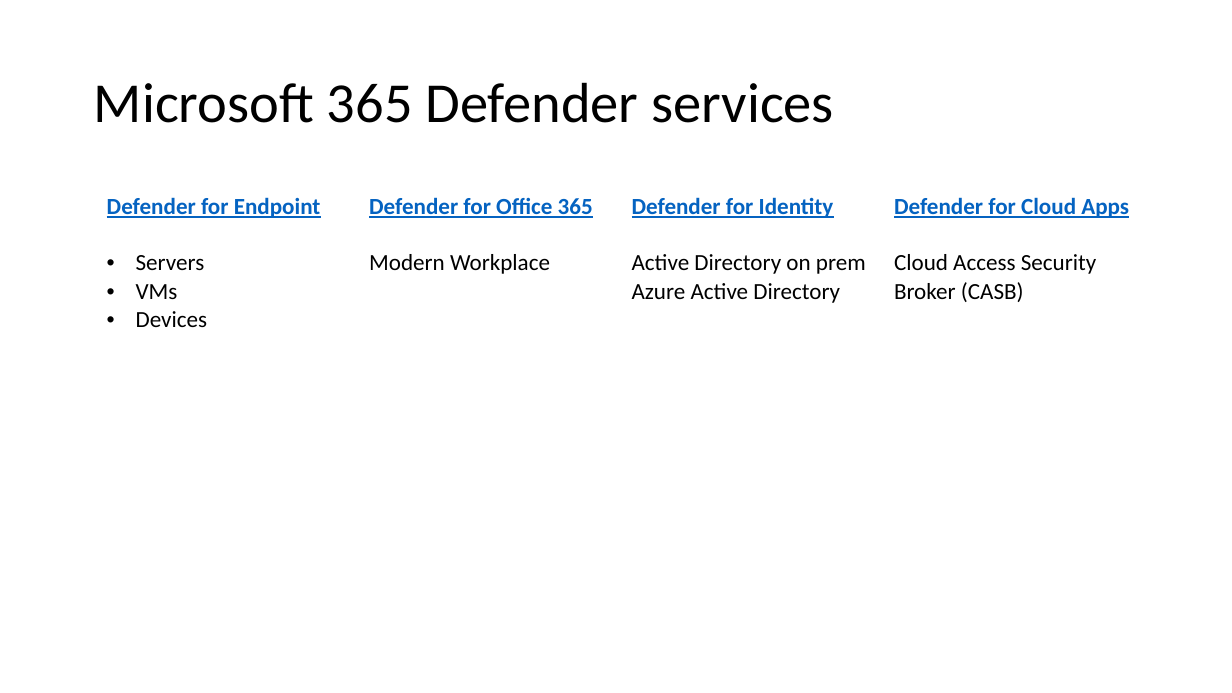
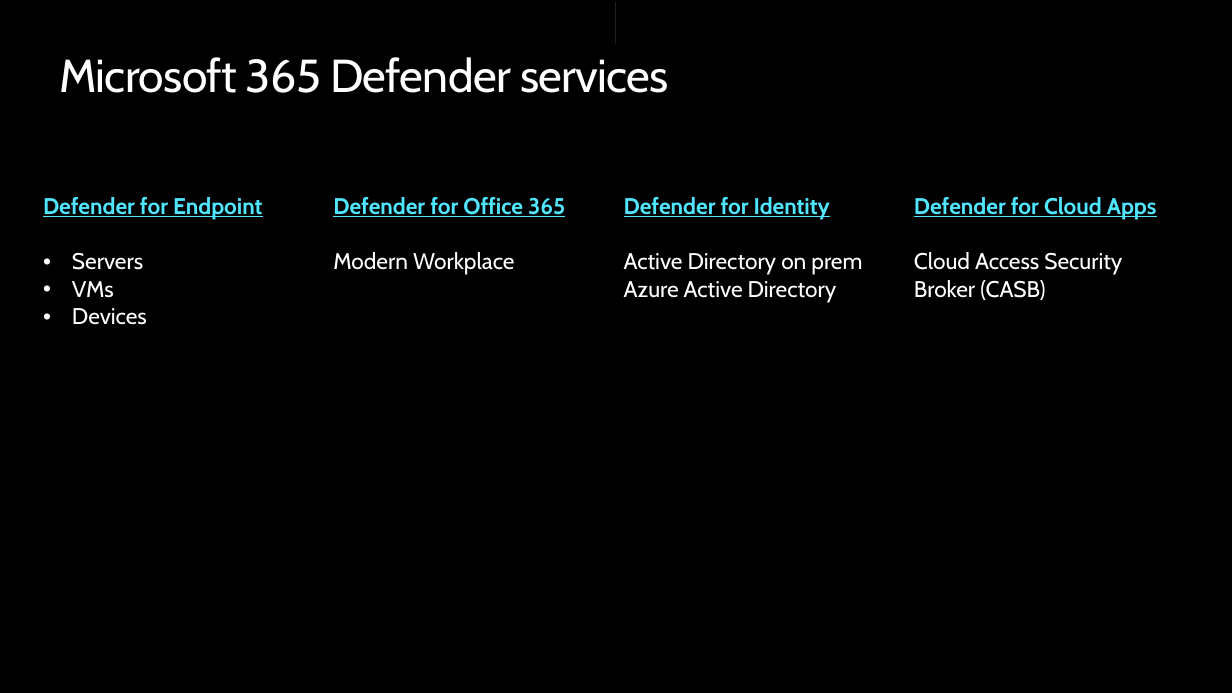
Before and after one commit to peterperov/MSFTCSA, a slide deck: slide 6 of 118-Microsoft Defender/MSFT Defender for X overview.pptx (slide 4 before the commit). Drawn at 1232x693 pixels with LibreOffice and Linux fonts; fonts in the diff are those of the drawing; background and template pictures are left out. Boxes give left, top, right and bottom in pixels: in the first picture for what was removed or moved away, otherwise in the second. Text is boxed around its words. In the diff, an @@ line names an element or a change of style, - is before the commit and + after.

```diff
--- a/118-Microsoft Defender/MSFT Defender for X overview.pptx
+++ b/118-Microsoft Defender/MSFT Defender for X overview.pptx
@@ background #FFFFFF to #000000 @@
@@ rectangle added at [616, 2, 616, 44], fill #FFFFFF @@
@@ title "Microsoft 365 Defender services": place and size @@
-title "Microsoft 365 Defender services" at [94, 82, 834, 123]
+title "Microsoft 365 Defender services" at [59, 57, 669, 93]
@@ title "Microsoft 365 Defender services" at [59, 57, 669, 93]: size 44 to 36 pt, font Calibri to Cabin, text colour #000000 to #FFFFFF, letter spacing 0 to -0.5 pt; line spacing 0.9 to 1; vertical alignment middle to top @@
@@ table at [34, 188, 1195, 642] @@
@@ size 18 to 17.6 pt, font Calibri to Cabin @@
@@ text colour #0563C1 to #50E6FF in "Defender for Endpoint", "Defender for Office 365", "Defender for Identity", "Defender for Cloud Apps" @@
@@ text colour #000000 to #FFFFFF in "Servers", "VMs", "Devices", "Modern Workplace" and 3 more places @@
@@ table: place and size @@
-table at [97, 188, 1147, 642]
+table at [34, 188, 1195, 642]
```
Also in this commit, not shown: 10 other slides changed, 2 slides added, 1 other file.
